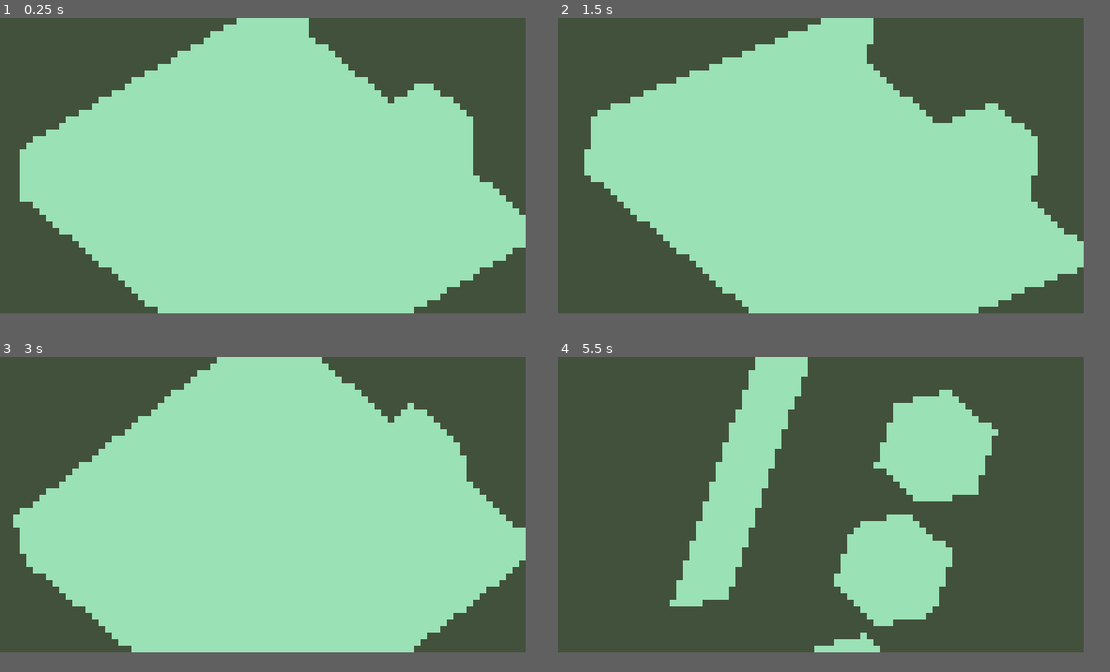
Above: before the commit, frames 1-4 (two rows, left to right).
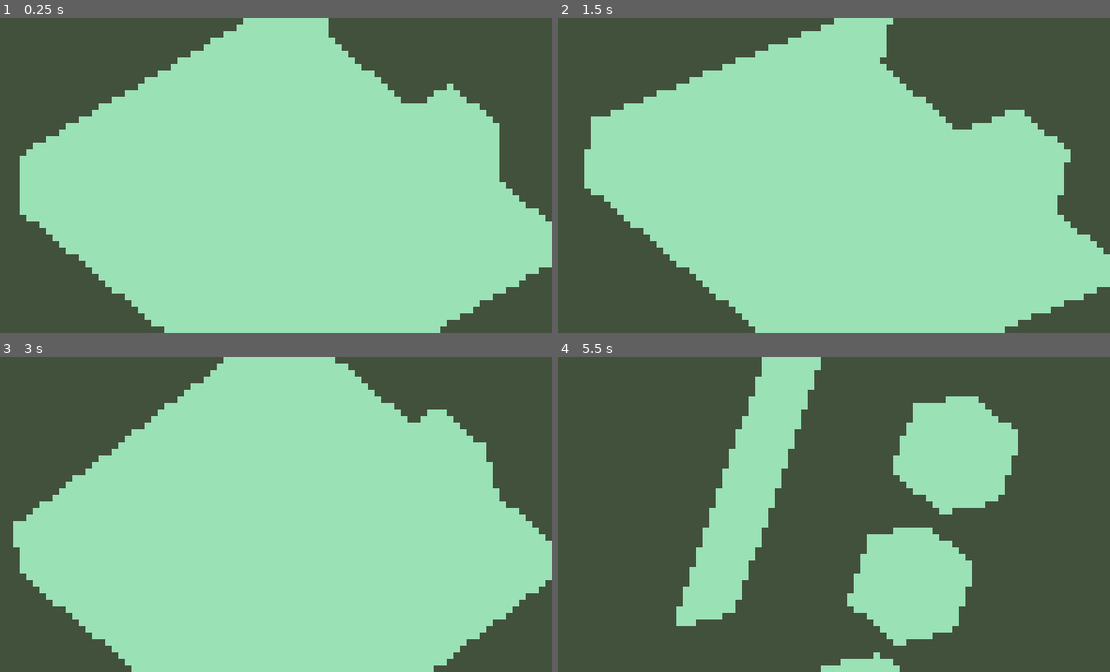
Above: after the commit, the same moments.

Repository: severine31/lostInTheStorm
Game: Godot game, scene res://Level.tscn
Two runs of this game, one before a commit and one after it. Both use one fixed random seed, a clock stepped at 60 frames per second and the inputs below.
Inputs:
- Up to frame 1 (0.25 s): no input
- Up to frame 2 (1.5 s): tap Enter at 0.5 s; hold W 0.53-1.28 s; hold X 0.53-1.28 s; tap Space at 1.25 s; tap X at 1.35 s
- Up to frame 3 (3 s): tap Enter at 2 s; hold X 2.03-2.78 s; hold W from 2.03 s (still down); tap Space at 2.75 s; tap X at 2.85 s
- Up to frame 4 (5.5 s): release W at 3.53 s; hold X 3.53-4.28 s; tap X at 4.35 s; tap Enter at 5 s; hold X from 5.03 s (still down)
In our replay, the window is 640x360 before the commit and 672x384 after it. These sizes can differ from the game's own. Grey fills any space a smaller window leaves; there, only what the larger window draws over its background counts as a difference.

The runs differ from the first frame. In frame 1, 10% of the frame differs, in the area x 3-100%, y 0-100%; in frame 2, 9.9%; in frame 3, 11%, in the area x 2-100%, y 0-100%; in frame 4, 10%.

Commit message:
Add folders and adjust size of project

Diff:
--- a/Level.tscn
+++ b/Level.tscn
@@ -64,14 +64,17 @@
 material/0 = ExtResource( 2 )
 
 [node name="ViewportContainer" type="ViewportContainer" parent="."]
+margin_right = 84.0
+margin_bottom = 48.0
 rect_scale = Vector2( 8, 8 )
 __meta__ = {
 "_edit_use_anchors_": false
 }
 
 [node name="Viewport" type="Viewport" parent="ViewportContainer"]
-size = Vector2( 80, 45 )
+size = Vector2( 84, 48 )
 handle_input_locally = false
+render_target_update_mode = 3
 
 [node name="Camera" type="Camera" parent="ViewportContainer/Viewport"]
 transform = Transform( 0.642788, -0.541675, 0.541675, 0, 0.707107, 0.707107, -0.766044, -0.454519, 0.454519, 5, 9, 5 )
--- a/project.godot
+++ b/project.godot
@@ -15,14 +15,14 @@
 
 [application]
 
-config/name="nokiaJamTest"
+config/name="LostInTheStorm"
 run/main_scene="res://Level.tscn"
 config/icon="res://icon.png"
 
 [display]
 
-window/size/width=640
-window/size/height=360
+window/size/width=672
+window/size/height=384
 window/size/resizable=false
 
 [rendering]
Binary file added: Assets/pal.png
Binary file added: Assets/texture_type1.png
Not shown, added: Pyxel/texture_type1.pyxel
